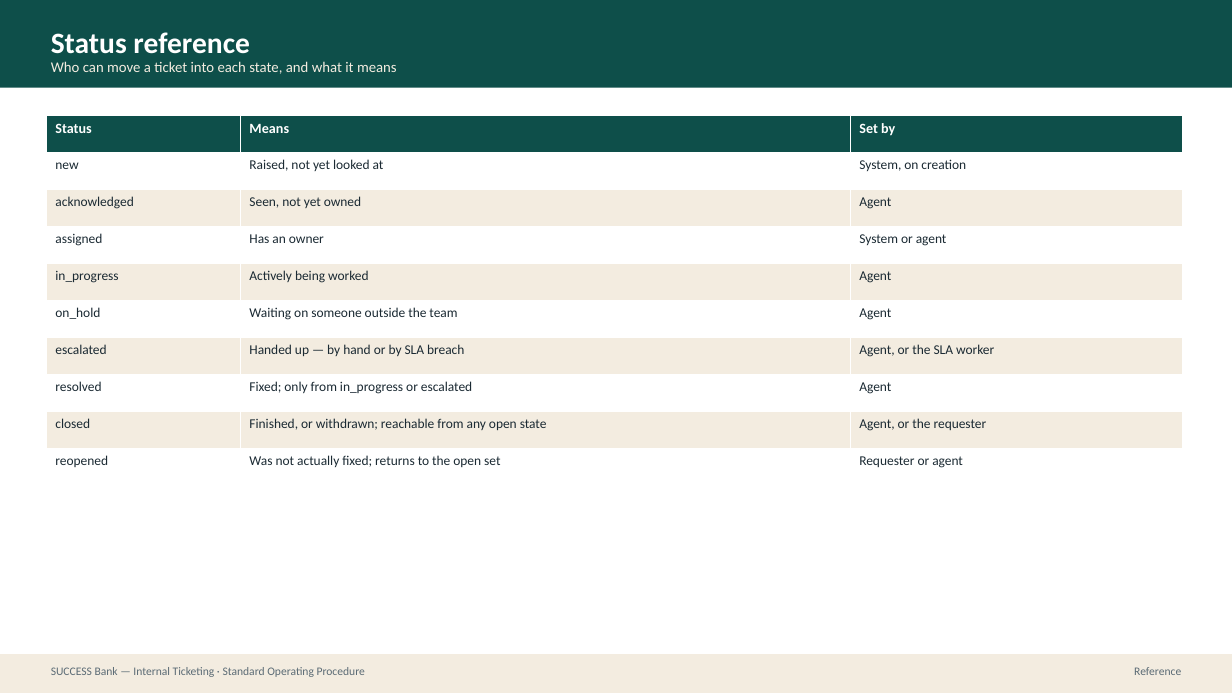
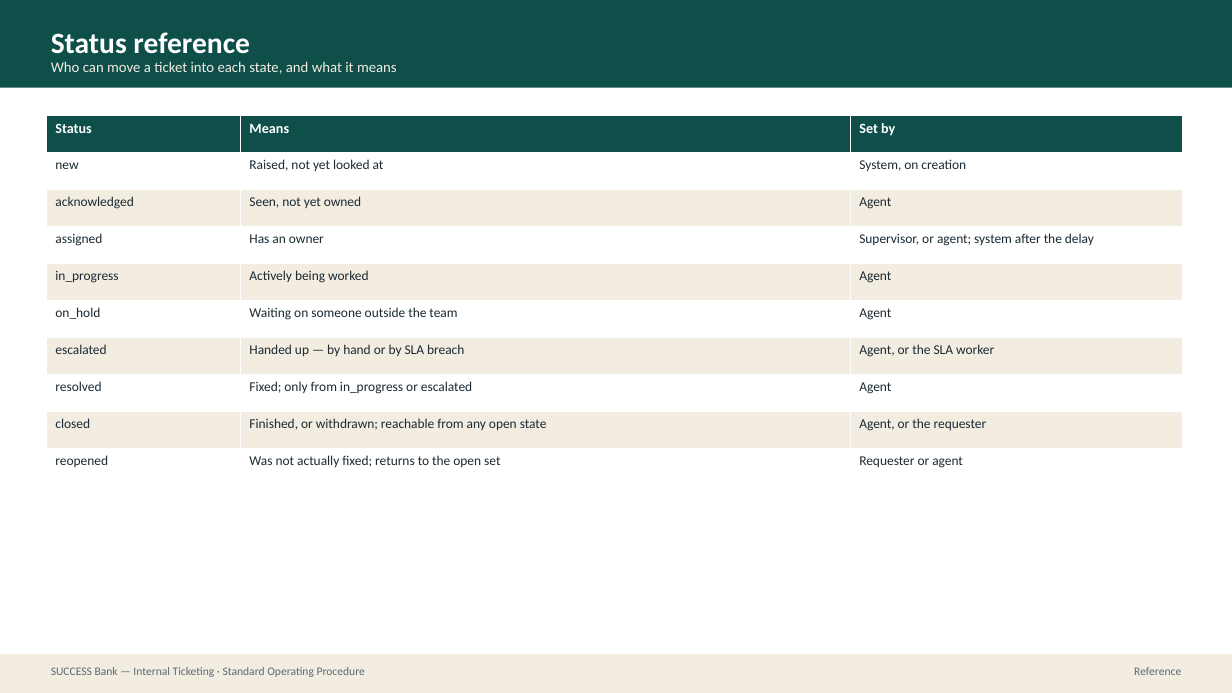
Before and after one commit to prajwal-patil-hub/Internal-Banking-Ticketing-System, a slide deck: slide 61 of docs/sop/SUCCESS-Bank-Ticketing-SOP.pptx (slide 55 before the commit). Drawn at 1232x693 pixels with LibreOffice and Linux fonts; fonts in the diff are those of the drawing. Boxes give left, top, right and bottom in pixels: in the first picture for what was removed or moved away, otherwise in the second. Text is boxed around its words. In the diff, an @@ line names an element or a change of style, - is before the commit and + after.

```diff
--- a/docs/sop/SUCCESS-Bank-Ticketing-SOP.pptx
+++ b/docs/sop/SUCCESS-Bank-Ticketing-SOP.pptx
@@ table at [46, 116, 1183, 485] @@
-row 4, column 3: System or agent
+row 4, column 3: Supervisor, or agent; system after the delay
```
Also in this commit, not shown: 19 other slides changed, 6 slides added, 31 other files.
